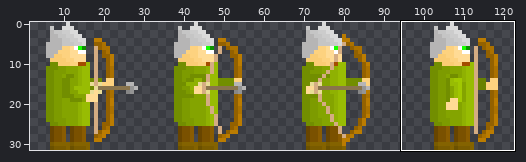
Two versions of one sprite sheet, res/img/archer_32_sheet.png. Above, an overview of the earlier version with the close-up marked.
Close-up. Before:
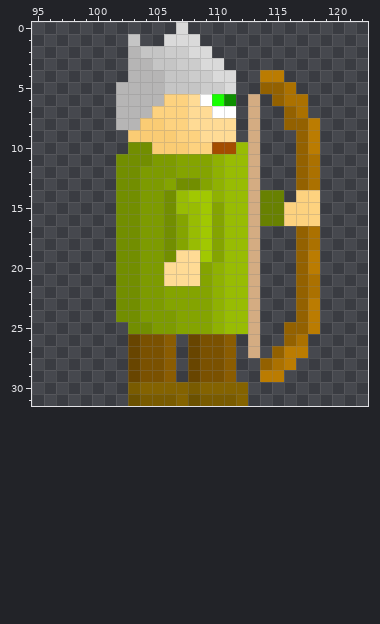
The file is 128x32 pixels. Colours within 5 levels of each other are drawn and written as one. Shown: x 95..122, y 0..31. The wide view leaves out empty margins. The commit also changed other parts of the picture, which this record leaves out.
After the commit:
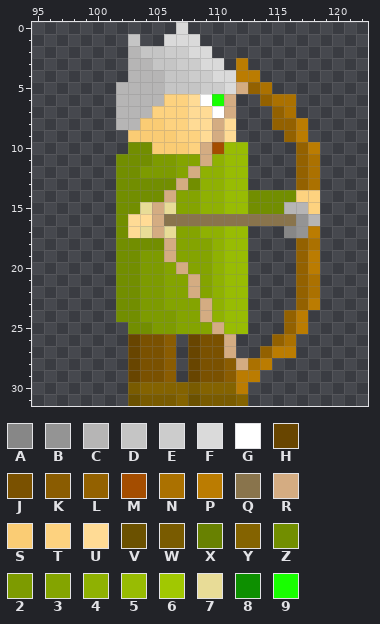
Palette (. is transparent): A #878787  B #949494  C #b6b5b5  D #c5c5c5  E #cccccc  F #dadada  G #ffffff  H #684500  J #7a5100  K #8a5c01  L #936100  M #a44d00  N #ab7100  P #bb7c01  Q #89744c  R #d4ac82  S #facc74  T #fdd27f  U #ffdb95  V #6b5100  W #795b00  X #688101  Y #846300  Z #728e00  2 #7d9b00  3 #84a400  4 #8fb102  5 #98bc03  6 #a1c801  7 #e8dc97  8 #0d8f00  9 #18ff00
Changes in this commit:
Changed rows in their new state; - is an unchanged pixel.
first column x 103:
 3 ---------P------
 4 ---------PP..---
 5 ---------RLN..--
 6 --------R-.LN-.-
 7 --------R-.-LN.-
 8 -------R--.-L-P.
 9 -------R--.--LP.
10 ------R-5-.-----
11 ------R---.-----
12 -----R4---.-----
13 -ZZZR-4---.-----
14 -ZZR334---ZZZZ--
15 -7R73344--ZZZCC-
16 UURQQQQQQQQQQQBC
17 U7R7-344--.--ABP
18 -ZZR-334--.-----
19 ---R3334--.-----
20 ---3R3----.-----
21 ---33R----.-----
22 -----R----.-----
23 ------R---.-----
24 ------R---.--LP.
25 -------R--.---P.
26 --------R-.-LN.-
27 --------R-.LP-.-
28 ---------RNP..--
29 ---------PP..---
30 ---------P------
Boxes around the changes in both close-ups, in picture pixels (x1, y1, x2, y2):
changed: (128, 58, 320, 394)
